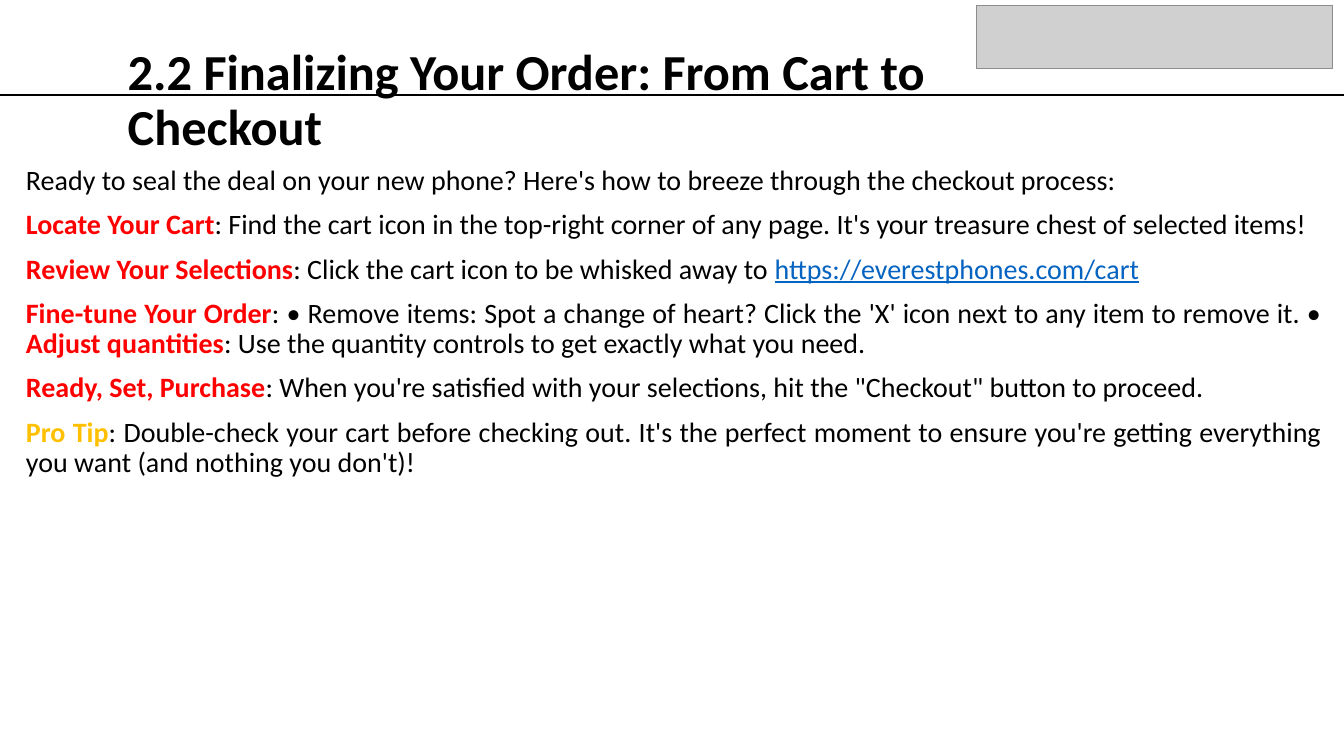
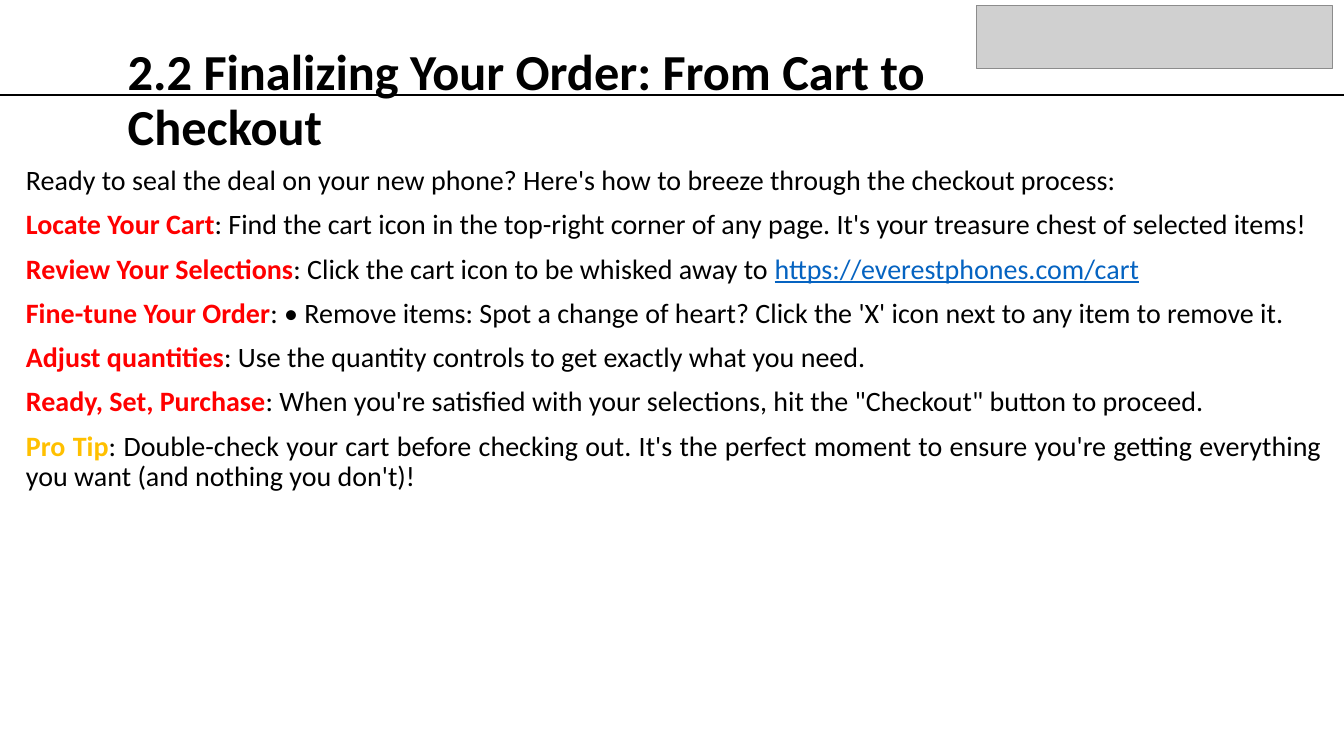
Before and after one commit to bidhan948/Everest-Phones-User-Manual, a slide deck: slide 15 of EVEREST PHONES.pptx. Drawn at 1344x756 pixels with LibreOffice and Linux fonts; fonts in the diff are those of the drawing; grey boxes stand for pictures. Boxes give left, top, right and bottom in pixels: in the first picture for what was removed or moved away, otherwise in the second. Text is boxed around its words. In the diff, an @@ line names an element or a change of style, - is before the commit and + after.

Commit message:
Checkout

```diff
--- a/EVEREST PHONES.pptx
+++ b/EVEREST PHONES.pptx
@@ subtitle at (26, 303, 1283, 372): text changed @@
-Fine-tune Your Order: • Remove items: Spot a change of heart? Click the 'X' icon next to any item to remove it. • Adjust quantities: Use the quantity controls to get exactly what you need.
+Fine-tune Your Order: • Remove items: Spot a change of heart? Click the 'X' icon next to any item to remove it.
+Adjust quantities: Use the quantity controls to get exactly what you need.
```
Also in this commit, not shown: 3 other slides changed, 9 slides added.
